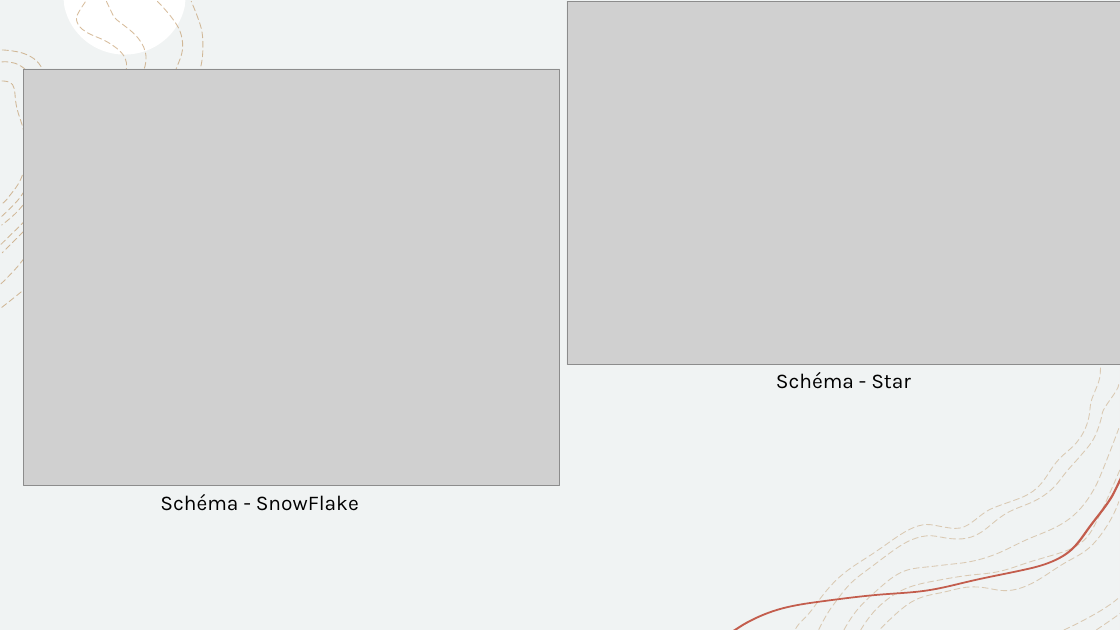
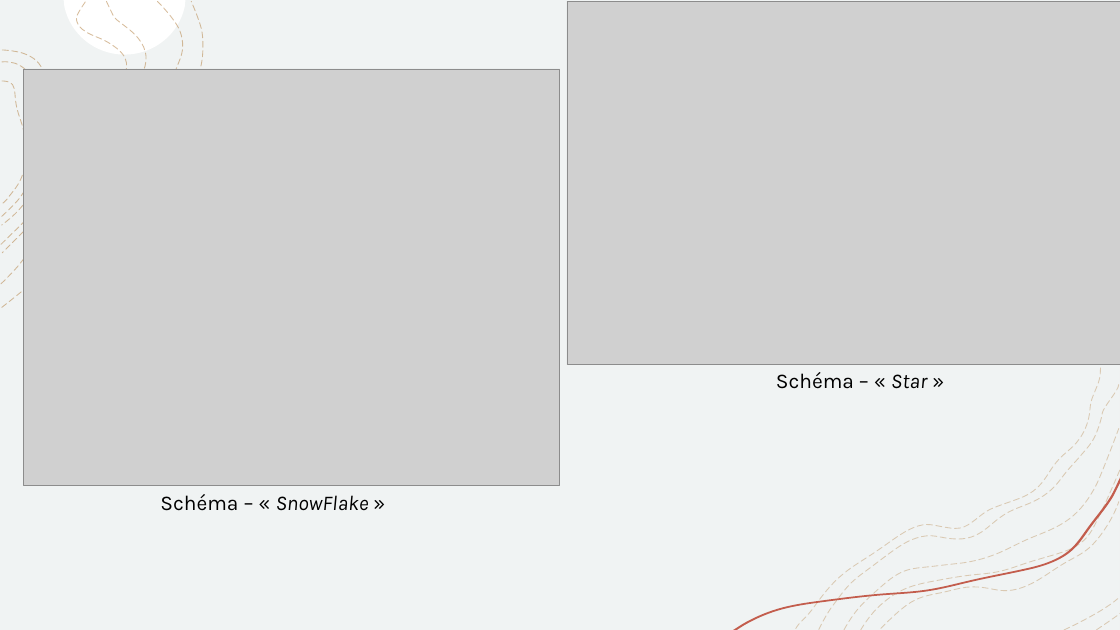
Before and after one commit to AnthonyRyck/Meetup, a slide deck: slide 3 of MeetupGraphDatabase/PresentationPPT/Meetup-Graph.pptx. Drawn at 1120x630 pixels with LibreOffice and Linux fonts; fonts in the diff are those of the drawing; grey boxes stand for pictures. Boxes give left, top, right and bottom in pixels: in the first picture for what was removed or moved away, otherwise in the second. Text is boxed around its words. In the diff, an @@ line names an element or a change of style, - is before the commit and + after.

```diff
--- a/MeetupGraphDatabase/PresentationPPT/Meetup-Graph.pptx
+++ b/MeetupGraphDatabase/PresentationPPT/Meetup-Graph.pptx
@@ text at bbox=[776, 372, 927, 389]: text changed @@
-Schéma - Star
+Schéma – « Star »
@@ text at bbox=[160, 494, 369, 511]: text changed @@
-Schéma - SnowFlake
+Schéma – « SnowFlake »
```
Also in this commit, not shown: 3 other slides changed, 7 slides added, 1 slide removed, 2 other files.
